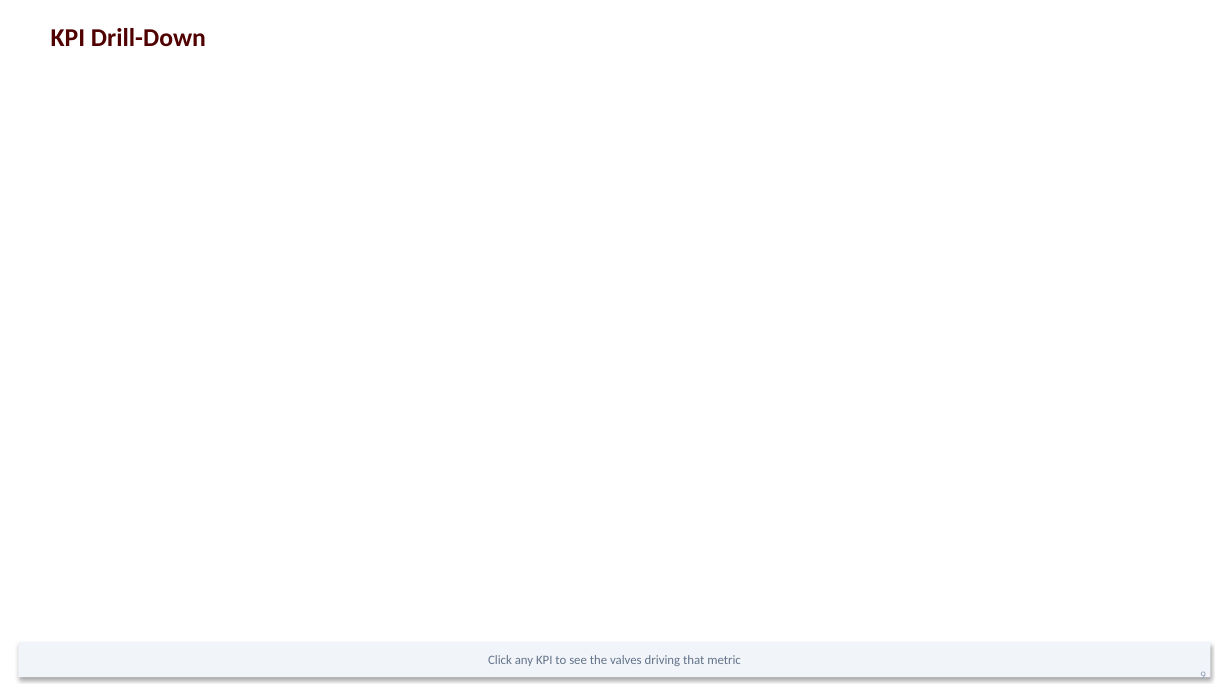
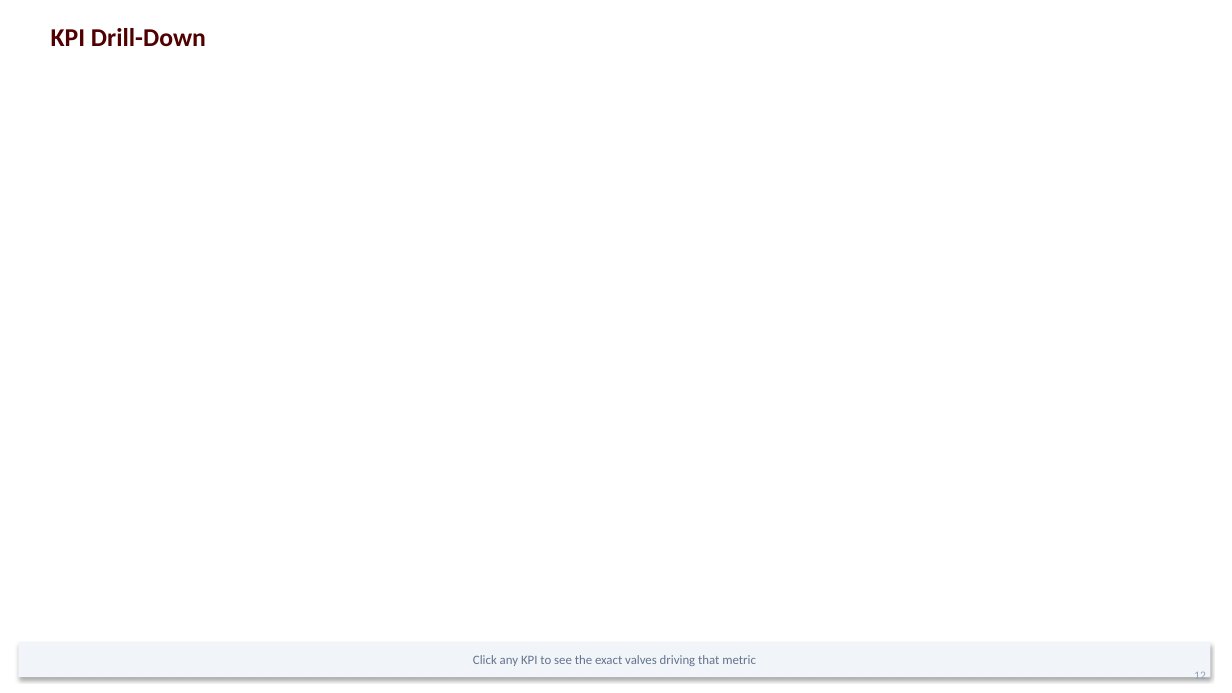
Before and after one commit to stavan12-a11y/PSV-Compliance-Tracking-Dashboard, a slide deck: slide 13 of docs/presentation/UES-Steam-Safety-Program.pptx (slide 10 before the commit). Drawn at 1232x693 pixels with LibreOffice and Linux fonts; fonts in the diff are those of the drawing; background and template pictures are left out. Boxes give left, top, right and bottom in pixels: in the first picture for what was removed or moved away, otherwise in the second. Text is boxed around its words. In the diff, an @@ line names an element or a change of style, - is before the commit and + after.

```diff
--- a/docs/presentation/UES-Steam-Safety-Program.pptx
+++ b/docs/presentation/UES-Steam-Safety-Program.pptx
@@ text in rectangle at [473, 655, 756, 666]: text changed @@
-Click any KPI to see the valves driving that metric
+Click any KPI to see the exact valves driving that metric
@@ text at [1194, 672, 1206, 679]: text changed @@
-9
+12
```
Also in this commit, not shown: 9 other slides changed, 15 slides added, 7 slides removed, 1 other file.
